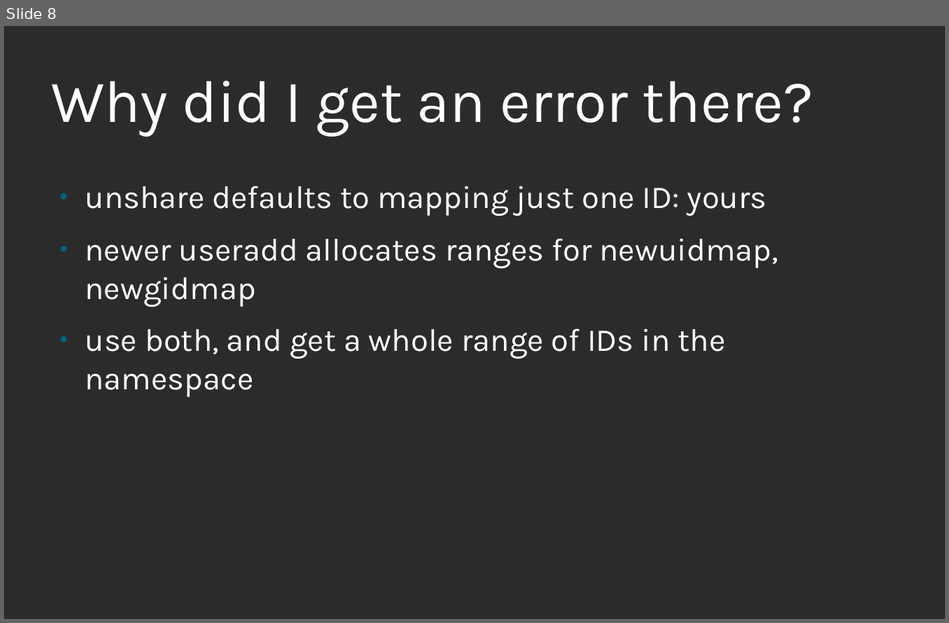
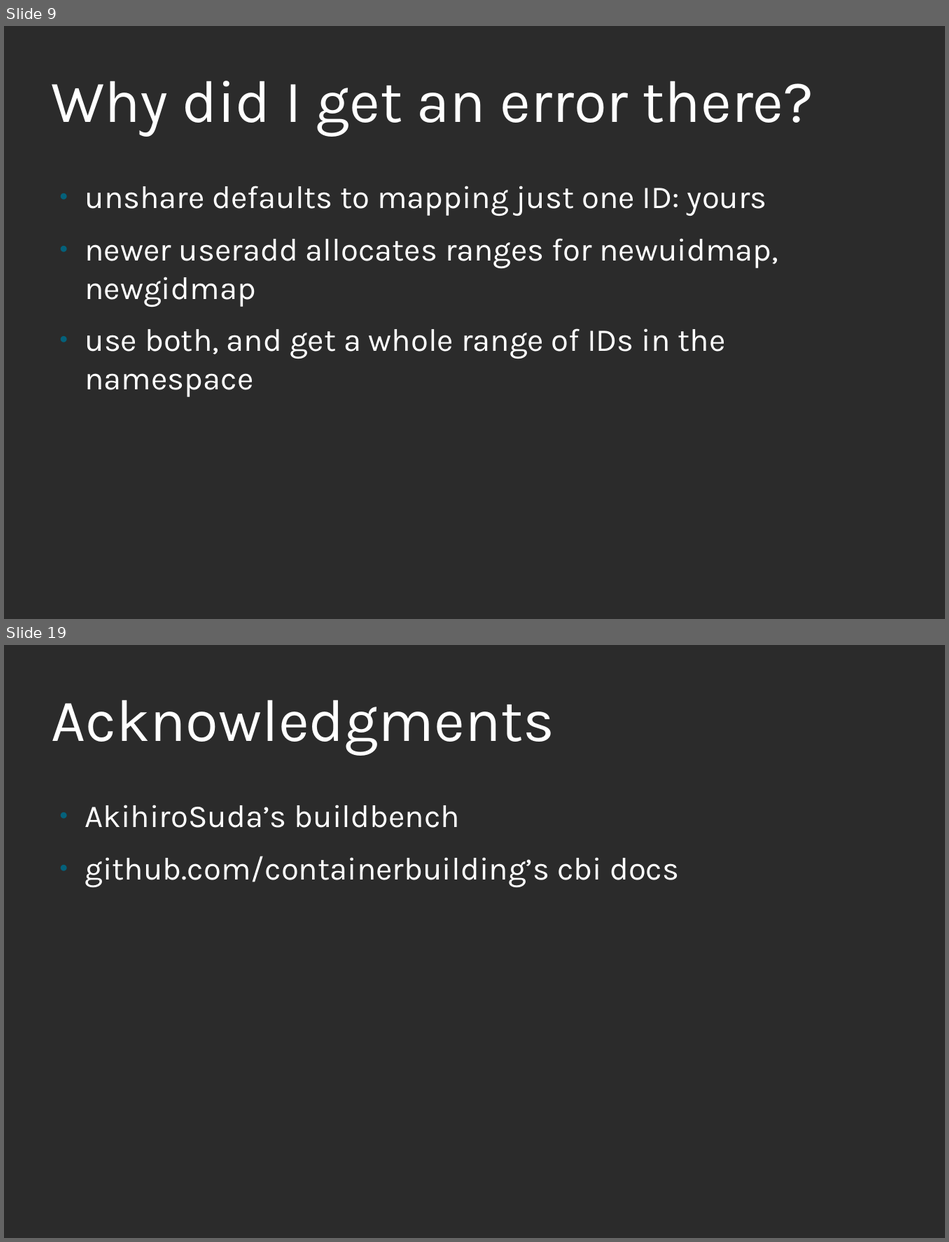
Before and after one commit to nalind/devconf.us-2018, a slide deck: images.odp. Shown one above the other, each under a label of ours: slide 8 before the commit, slides 9 and 19 after it; the slides between them are not shown. The pictures are 949x623 and 949x1242 pixels, drawn with LibreOffice and Linux fonts; fonts in the diff are those of the drawing; background and template pictures are left out; a plain dark background stands for a picture behind light text. Boxes give left, top, right and bottom in pixels: in the first picture for what was removed or moved away, otherwise in the second. Text is boxed around its words. In the diff, an @@ line names an element or a change of style, - is before the commit and + after.

```diff
--- a/images.odp
+++ b/images.odp
@@ slide 19 added at [4,645,945,1238], background picture (left out) @@
@@ title added at [51,700,554,756], 60 pt, text #FFFFFF @@
+Acknowledgments
@@ text added at [84,805,679,887], 32 pt, text #FFFFFF @@
+● AkihiroSuda’s buildbench
+● github.com/containerbuilding’s cbi docs
@@ what was slide 8 is now slide 9 @@
```
Also in this commit, not shown: 3 slides changed, 10 other slides added.
